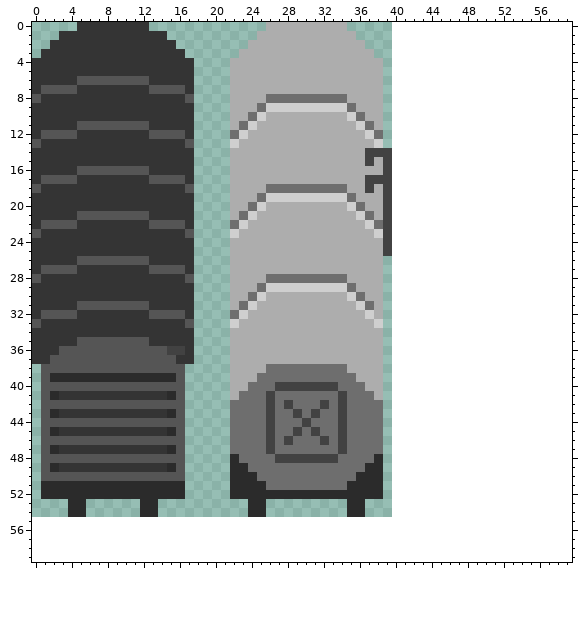
Two states of a pixel-art sprite, InsideMan/Assets/core/props/Resources/snk-sprt-traincar.png. The picture above was drawn from the file before the commit.
The file is 40x55 pixels. Colours within 5 levels of each other are drawn and written as one. The old version is drawn lined up with the new one, on the new canvas.
After:
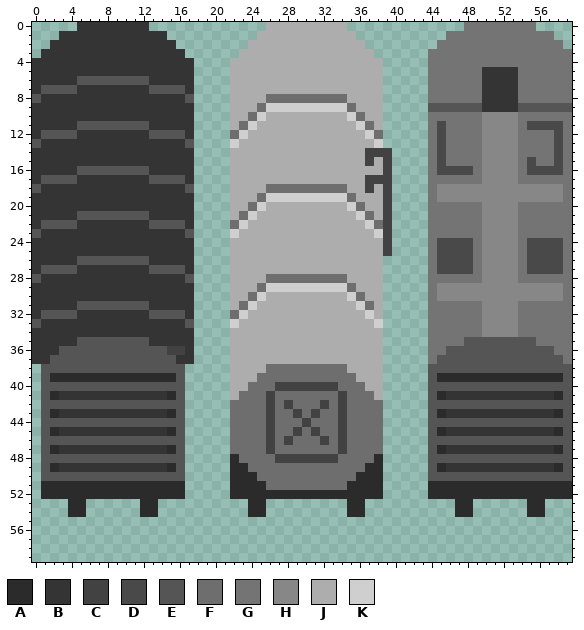
Palette (. is transparent): A #2b2b2b  B #343434  C #424242  D #494949  E #555555  F #6e6e6e  G #747474  H #878787  J #adadad  K #cfcfcf
The edit:
canvas 40x55 -> 60x60
Changed rows in their new state; - is an unchanged pixel.
first column x 44:
 0 ----GGGGGGGG----
 1 --GGGGGGGGGGGG--
 2 -GGGGGGGGGGGGGG-
 3 GGGGGGGGGGGGGGGG
 4 GGGGGGGGGGGGGGGG
 5 GGGGGGBBBBGGGGGG
 6 GGGGGGBBBBGGGGGG
 7 GGGGGGBBBBGGGGGG
 8 GGGGGGBBBBGGGGGG
 9 EEEEEEBBBBEEEEEE
10 GGGGGGHHHHGGGGGG
11 GDGGGGHHHHGDDDDG
12 GDGGGGHHHHGGGGDG
13 GDGGGGHHHHGGGGDG
14 GDGGGGHHHHGGGGDG
15 GDGGGGHHHHGDGGDG
16 GDDDDGHHHHGDDDDG
17 GGGGGGHHHHGGGGGG
18 GHHHHHHHHHHHHHHG
19 GHHHHHHHHHHHHHHG
20 GGGGGGHHHHGGGGGG
21 GGGGGGHHHHGGGGGG
22 GGGGGGHHHHGGGGGG
23 GGGGGGHHHHGGGGGG
24 GDDDDGHHHHGDDDDG
25 GDDDDGHHHHGDDDDG
26 GDDDDGHHHHGDDDDG
27 GDDDDGHHHHGDDDDG
28 GGGGGGHHHHGGGGGG
29 GHHHHHHHHHHHHHHG
30 GHHHHHHHHHHHHHHG
31 GGGGGGHHHHGGGGGG
32 GGGGGGHHHHGGGGGG
33 GGGGGGHHHHGGGGGG
34 GGGGGGHHHHGGGGGG
35 GGGGEEEEEEEEGGGG
36 GGEEEEEEEEEEEEGG
37 GEEEEEEEEEEEEEEG
38 EEEEEEEEEEEEEEEE
39 EAAAAAAAAAAAAAAE
40 EEEEEEEEEEEEEEEE
41 EABBBBBBBBBBBBAE
42 EEEEEEEEEEEEEEEE
43 EABBBBBBBBBBBBAE
44 EEEEEEEEEEEEEEEE
45 EABBBBBBBBBBBBAE
46 EEEEEEEEEEEEEEEE
47 EABBBBBBBBBBBBAE
48 EEEEEEEEEEEEEEEE
49 EABBBBBBBBBBBBAE
50 EEEEEEEEEEEEEEEE
51 AAAAAAAAAAAAAAAA
52 AAAAAAAAAAAAAAAA
53 ---AA------AA---
54 ---AA------AA---
Where, in picture pixels (left, top, right, bottom), the same in both pictures:
added: (428, 22, 572, 517)
